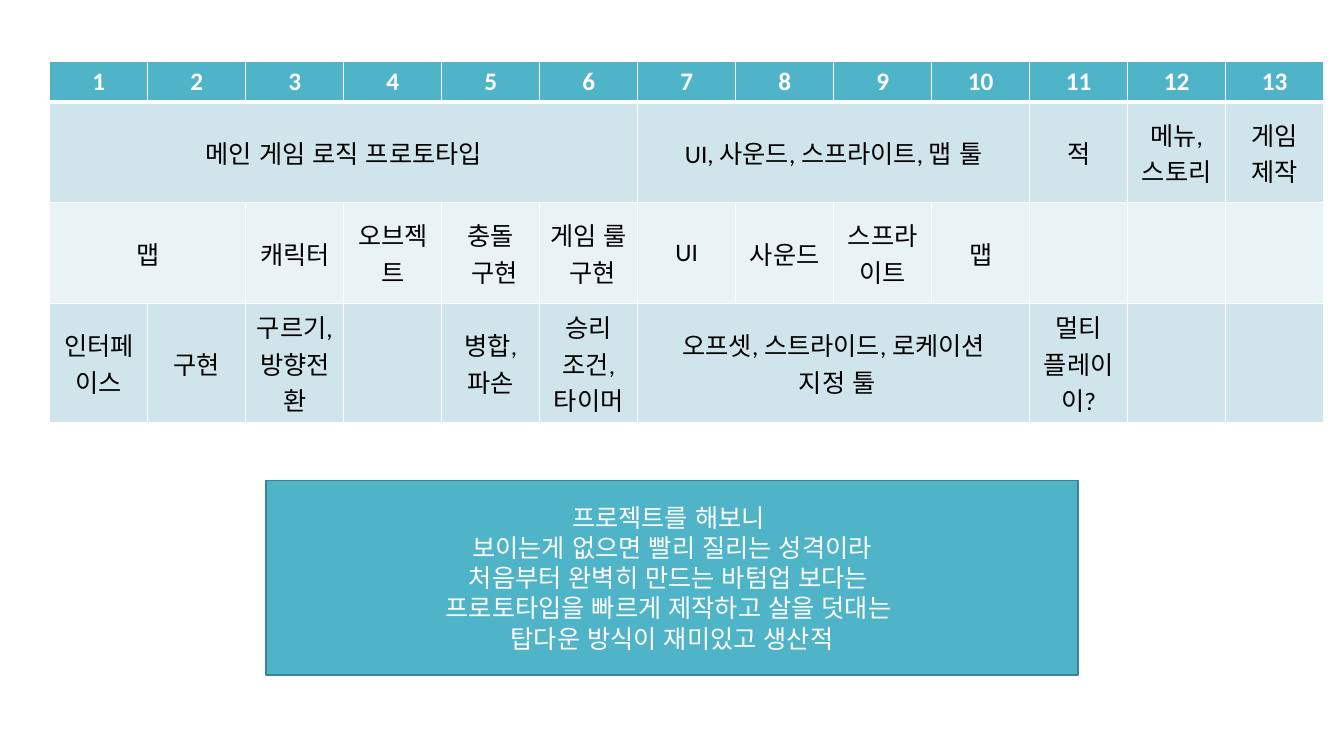
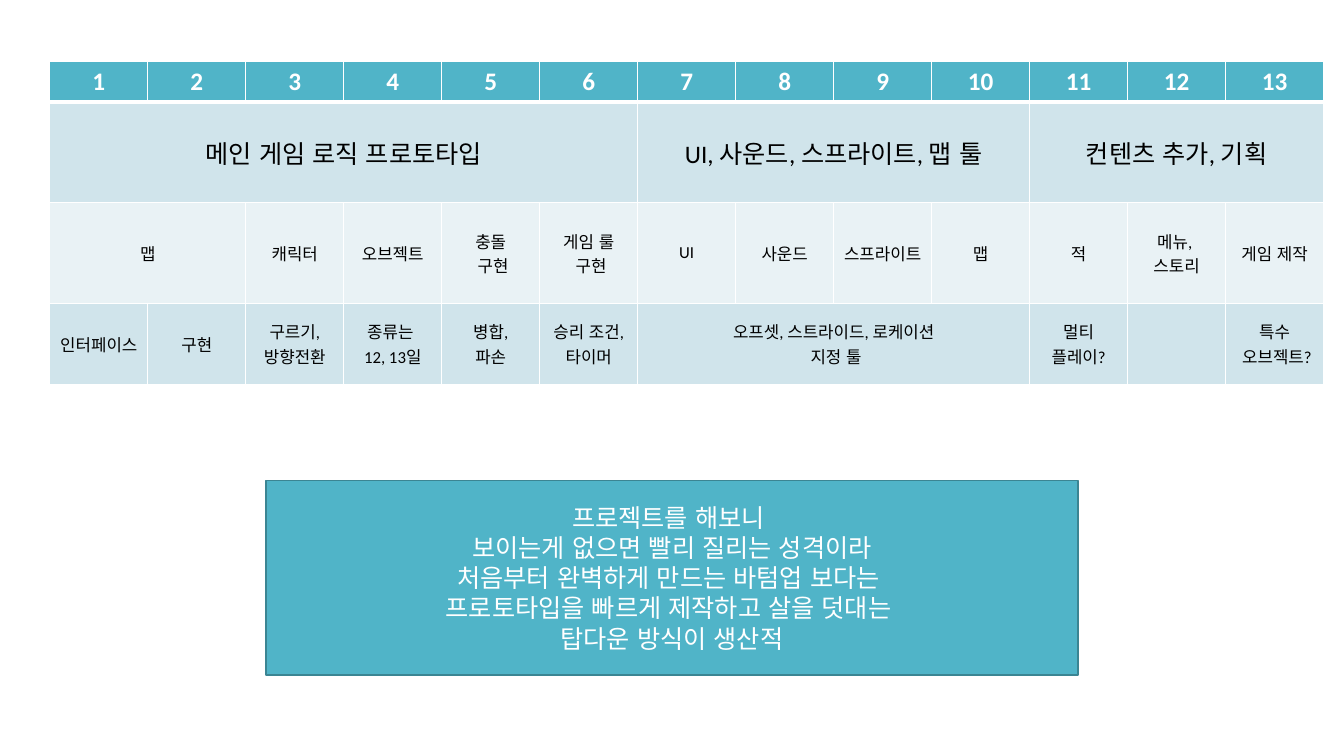
Before and after one commit to Niiok/inha_2021, a slide deck: slide 13 of RollBall/roll_ball.pptx. Drawn at 1344x756 pixels with LibreOffice and Linux fonts; fonts in the diff are those of the drawing. Boxes give left, top, right and bottom in pixels: in the first picture for what was removed or moved away, otherwise in the second. Text is boxed around its words. In the diff, an @@ line names an element or a change of style, - is before the commit and + after.

```diff
--- a/RollBall/roll_ball.pptx
+++ b/RollBall/roll_ball.pptx
@@ table at box(49, 62, 1321, 384) @@
-row 2: 메인 게임 로직 프로토타입 |  |  |  |  |  | UI, 사운드, 스프라이트, 맵 툴 |  |  |  | 적 | 메뉴, 스토리 | 게임 제작
+row 2: 메인 게임 로직 프로토타입 |  |  |  |  |  | UI, 사운드, 스프라이트, 맵 툴 |  |  |  | 컨텐츠 추가, 기획 |  | 
-row 3: 맵 |  | 캐릭터 | 오브젝트 | 충돌 / 구현 | 게임 룰 / 구현 | UI | 사운드 | 스프라이트 | 맵 |  |  | 
+row 3: 맵 |  | 캐릭터 | 오브젝트 | 충돌 / 구현 | 게임 룰 / 구현 | UI | 사운드 | 스프라이트 | 맵 | 적 | 메뉴, / 스토리 | 게임 제작
-row 4: 인터페이스 | 구현 | 구르기, / 방향전환 |  | 병합, / 파손 | 승리 조건, 타이머 | 오프셋, 스트라이드, 로케이션 / 지정 툴 |  |  |  | 멀티 / 플레이이? |  | 
+row 4: 인터페이스 | 구현 | 구르기, / 방향전환 | 종류는 / 12, 13일 | 병합, / 파손 | 승리 조건, 타이머 | 오프셋, 스트라이드, 로케이션 / 지정 툴 |  |  |  | 멀티 / 플레이? |  | 특수 / 오브젝트?
@@ size 18 to 12 pt in "맵", "캐릭터", "오브젝트", "충돌" and 16 more places @@
@@ text in rectangle at box(457, 566, 880, 589): text changed @@
-처음부터 완벽히 만드는 바텀업 보다는
+처음부터 완벽하게 만드는 바텀업 보다는
@@ text in rectangle at box(561, 627, 784, 650): text changed @@
-탑다운 방식이 재미있고 생산적
+탑다운 방식이 생산적
```
Also in this commit, not shown: 5 other slides changed.
